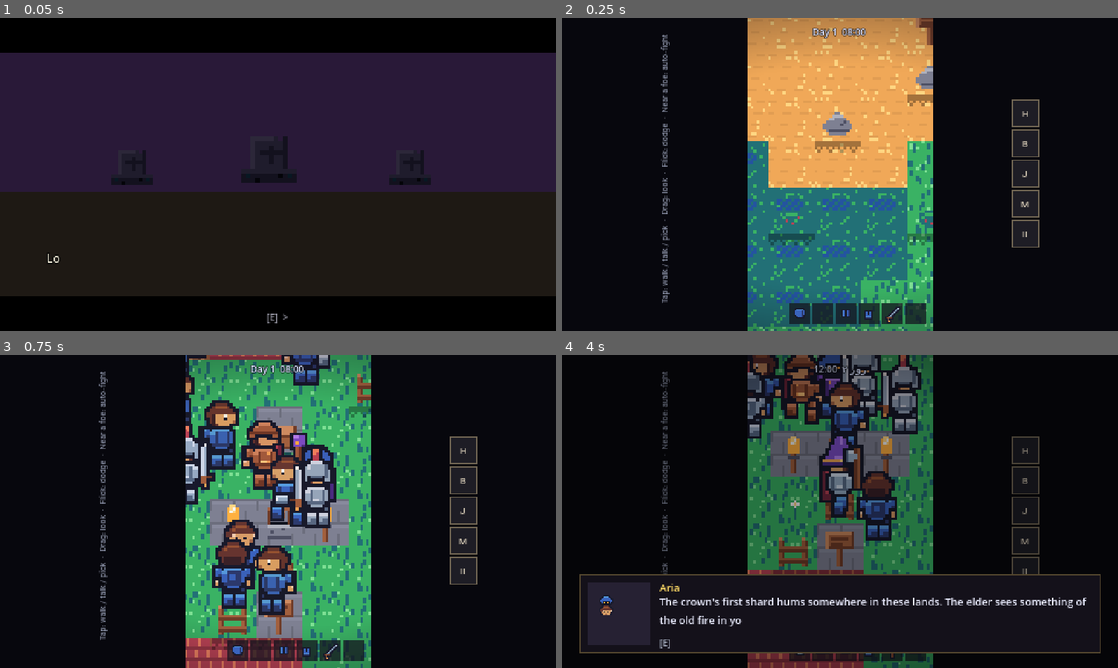
Above: before the commit, frames 1-4 (two rows, left to right).
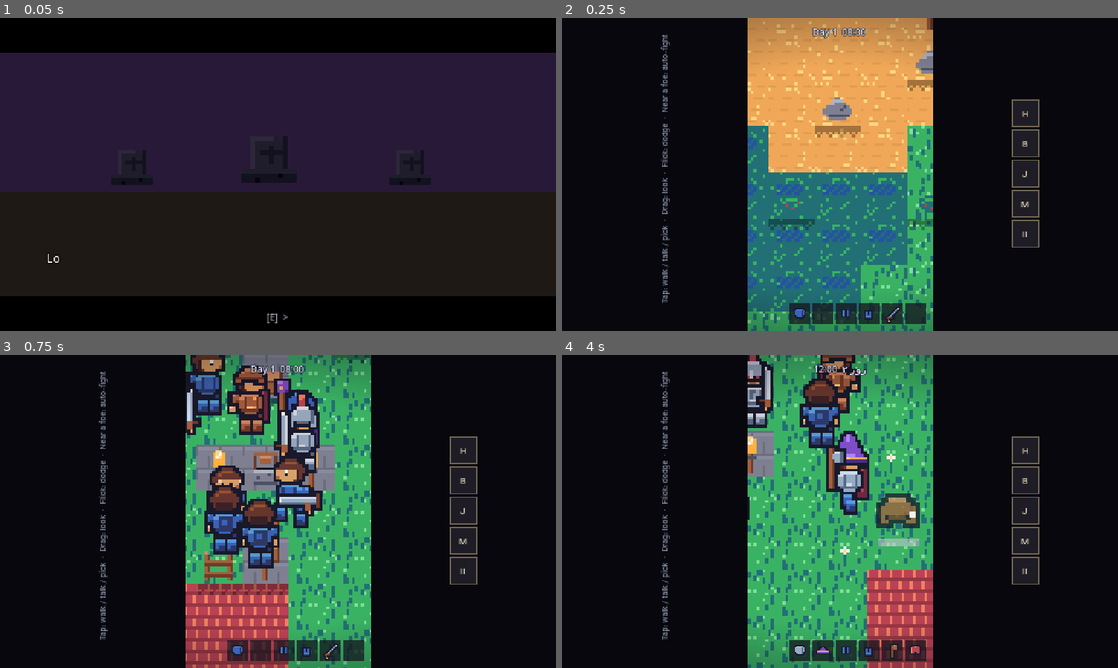
Above: after the commit, the same moments.

Repository: amirrezahadipoor/2D-RPG
Game: Godot game, scene res://tools/screenshot.tscn
The game is run twice, just before and just after one commit, with the same random seed, the same clock (stepped at 60 frames per second) and the same inputs. This scene is started directly instead of the project's main scene.
Inputs (mouse positions are in pixels of both pictures, inside the frame that each line leads up to):
- Up to frame 1 (0.05 s): no input
- Up to frame 2 (0.25 s): no input
- Up to frame 3 (0.75 s): move the mouse to (400, 495) at 0.52 s; hold D (move_right) from 0.53 s (still down); hold J (attack) from 0.53 s (still down); click (400, 495) at 0.67 s
- Up to frame 4 (4 s): tap E (interact) at 0.8 s; release D (move_right) at 1.25 s; release J (attack) at 1.25 s; drag from (728, 527) to (812, 574) at 1.27 s; move the mouse to (895, 442) at 2.02 s; hold D (move_right) 2.03-2.75 s; hold L (locale) 2.03-2.75 s; click (895, 442) at 2.17 s; tap J (attack) at 2.3 s; drag from (812, 574) to (673, 464) at 2.77 s; move the mouse to (1006, 558) at 3.52 s; hold A (move_left) from 3.53 s (still down); hold K (dodge) from 3.53 s (still down); click (1006, 558) at 3.67 s; tap L (locale) at 3.8 s

Frame 1 is identical in both runs. In frame 2, 11% of the frame differs, in the area x 33-67%, y 0-100%; in frame 3, 23%; in frame 4, 37%, in the area x 3-97%, y 0-100%.

Commit message:
Phase 3.3: points of interest between settlements
- world gen seeds shrines / camps / signposts along the inter-town roads
- Shrine: pray once for +10hp & xp, then it sleeps (breathing gem while armed)
- Signpost: four lines of road-lore (EN/FA); camps: 2 biome-typed foes + chest
- map overlay marks every POI (cyan shrine / red camp / brown sign)
- verify: 8 POI checks; 489/489 headless x3 + windowed; shrine evidence shot

Diff:
--- a/assets/locale/en.json
+++ b/assets/locale/en.json
@@ -271,5 +271,13 @@
  "tut.fight.title": "Fights Start Themselves",
  "tut.fight.body": "Step into a foe - or tap it - and your hero swings without being told. The side chips open potion, bag, journal, map and pause.",
  "tut.next": "tap to continue",
- "tut.begin": "tap to begin"
+ "tut.begin": "tap to begin",
+ "poi.shrine.prompt": "Pray",
+ "poi.shrine.bless": "The shrine's warmth mends you (+10 hp)",
+ "poi.shrine.used": "The shrine sleeps now",
+ "poi.sign.prompt": "Read",
+ "poi.sign.0": "West: the old town. East: worse.",
+ "poi.sign.1": "Wolves ate the last cart. Walk fast.",
+ "poi.sign.2": "Shrine ahead: pray once, it remembers.",
+ "poi.sign.3": "Bandits camp where the road bends. Their chests travel light."
 }
--- a/assets/locale/fa.json
+++ b/assets/locale/fa.json
@@ -271,5 +271,13 @@
  "tut.fight.title": "نبرد خودکار آغاز می‌شود",
  "tut.fight.body": "به دشمن نزدیک شو - یا رویش ضربه بزن - تا قهرمان خودکار شمشیر بزند. چیپ‌های کناری: معجون، کیف، دفترچه، نقشه و توقف.",
  "tut.next": "برای ادامه ضربه بزن",
- "tut.begin": "برای آغاز ضربه بزن"
+ "tut.begin": "برای آغاز ضربه بزن",
+ "poi.shrine.prompt": "نیایش",
+ "poi.shrine.bless": "گرمای زیارتگاه مرهم توست (+۱۰ جان)",
+ "poi.shrine.used": "زیارتگاه اکنون خفته است",
+ "poi.sign.prompt": "خواندن",
+ "poi.sign.0": "باختر: شهر کهن. خاور: بدتر.",
+ "poi.sign.1": "گرگ‌ها آخرین کاروان را خوردند. تند برو.",
+ "poi.sign.2": "زیارتگاه پیش رو: یک بار نیایش کن، به یاد می‌سپارد.",
+ "poi.sign.3": "راهزنان پیچ راه اردو زده‌اند؛ صندوق‌هایشان سبک سفر می‌کند."
 }
--- /dev/null
+++ b/src/entities/shrine.gd
@@ -0,0 +1,72 @@
+# A roadside shrine: pray once for a blessing (heal + a little xp).
+# Gives the open road between settlements a reason to wander.
+class_name Shrine
+extends Node2D
+
+var _used := false
+var _gem: ColorRect
+var _prompt: Label
+var _hero: Node2D = null
+var _t := 0.0
+
+func _ready() -> void:
+	add_to_group("interact")
+	var base := ColorRect.new()
+	base.color = Color(0.62, 0.62, 0.68)
+	base.position = Vector2(-5, -14)
+	base.size = Vector2(10, 14)
+	add_child(base)
+	var cap := ColorRect.new()
+	cap.color = Color(0.75, 0.75, 0.82)
+	cap.position = Vector2(-7, -17)
+	cap.size = Vector2(14, 3)
+	add_child(cap)
+	_gem = ColorRect.new()
+	_gem.color = Color(0.4, 0.95, 1.0)
+	_gem.position = Vector2(-2, -11)
+	_gem.size = Vector2(4, 4)
+	add_child(_gem)
+	_prompt = Label.new()
+	_prompt.add_theme_font_size_override("font_size", 8)
+	_prompt.add_theme_color_override("font_color", Color(1, 0.9, 0.4))
+	_prompt.add_theme_color_override("outline_color", Color(0, 0, 0, 0.95))
+	_prompt.add_theme_constant_override("outline_size", 3)
+	_prompt.position = Vector2(-14, -28)
+	_prompt.text = I18N.tr_str("poi.shrine.prompt")
+	_prompt.visible = false
+	_prompt.mouse_filter = Control.MOUSE_FILTER_IGNORE
+	add_child(_prompt)
+	I18N.locale_changed.connect(func(_l): _prompt.text = I18N.tr_str("poi.shrine.prompt"))
+
+func _process(delta: float) -> void:
+	_t += delta
+	# the gem breathes while the shrine still holds a blessing
+	_gem.modulate.a = 0.55 + 0.45 * sin(_t * 3.0) if not _used else 0.25
+	if _hero == null or not is_instance_valid(_hero):
+		_hero = get_tree().get_first_node_in_group("player") as Node2D
+		return
+	var near := global_position.distance_to(_hero.global_position) < 18.0
+	var modal := false
+	for ui in get_tree().get_nodes_in_group("modal_ui"):
+		if ui.visible:
+			modal = true
+	_prompt.visible = near and not modal and Game.state == Game.State.PLAYING and not _used
+	if near and not modal and Game.state == Game.State.PLAYING:
+		if Input.is_action_just_pressed("interact"):
+			interact()
+
+## Touch hook (see npc.gd).
+func interact() -> void:
+	if Game.state != Game.State.PLAYING:
+		return
+	if _used:
+		Juice.world_text(global_position + Vector2(0, -30),
+			I18N.tr_str("poi.shrine.used"), Color(0.7, 0.72, 0.8), 8)
+		return
+	_used = true
+	Stats.heal(10)
+	Stats.add_xp(6)
+	Juice.puff(global_position + Vector2(0, -10))
+	Juice.world_text(global_position + Vector2(0, -32),
+		I18N.tr_str("poi.shrine.bless"), Color(0.5, 1.0, 0.9), 9)
+	Sfx.play("levelup")
--- /dev/null
+++ b/src/entities/signpost.gd
@@ -0,0 +1,53 @@
+# A weathered signpost at a crossroads: read it for a line of road-lore.
+class_name Signpost
+extends Node2D
+
+var line_index := 0
+var _prompt: Label
+var _hero: Node2D = null
+
+func _ready() -> void:
+	add_to_group("interact")
+	var post := ColorRect.new()
+	post.color = Color(0.45, 0.32, 0.2)
+	post.position = Vector2(-1, -14)
+	post.size = Vector2(3, 14)
+	add_child(post)
+	var board := ColorRect.new()
+	board.color = Color(0.55, 0.4, 0.25)
+	board.position = Vector2(-8, -16)
+	board.size = Vector2(16, 6)
+	add_child(board)
+	_prompt = Label.new()
+	_prompt.add_theme_font_size_override("font_size", 8)
+	_prompt.add_theme_color_override("font_color", Color(1, 0.9, 0.4))
+	_prompt.add_theme_color_override("outline_color", Color(0, 0, 0, 0.95))
+	_prompt.add_theme_constant_override("outline_size", 3)
+	_prompt.position = Vector2(-6, -26)
+	_prompt.text = I18N.tr_str("poi.sign.prompt")
+	_prompt.visible = false
+	_prompt.mouse_filter = Control.MOUSE_FILTER_IGNORE
+	add_child(_prompt)
+	I18N.locale_changed.connect(func(_l): _prompt.text = I18N.tr_str("poi.sign.prompt"))
+
+func _process(_delta: float) -> void:
+	if _hero == null or not is_instance_valid(_hero):
+		_hero = get_tree().get_first_node_in_group("player") as Node2D
+		return
+	var near := global_position.distance_to(_hero.global_position) < 16.0
+	var modal := false
+	for ui in get_tree().get_nodes_in_group("modal_ui"):
+		if ui.visible:
+			modal = true
+	_prompt.visible = near and not modal and Game.state == Game.State.PLAYING
+	if near and not modal and Game.state == Game.State.PLAYING:
+		if Input.is_action_just_pressed("interact"):
+			interact()
+
+## Touch hook (see npc.gd).
+func interact() -> void:
+	if Game.state != Game.State.PLAYING:
+		return
+	Juice.world_text(global_position + Vector2(0, -28),
+		I18N.tr_str("poi.sign.%d" % line_index), Color(0.9, 0.85, 0.7), 8)
+	Sfx.play("click", -14.0, 0.02)
--- a/src/ui/map_overlay.gd
+++ b/src/ui/map_overlay.gd
@@ -234,6 +234,18 @@
 		var d := _dot(col, 3 if st["type"] == "village" else 5)
 		var plaza := Vector2(st["plaza"].x * 16.0 + 8.0, st["plaza"].y * 16.0 + 8.0)
 		_markers.append([int(st["index"]), d, _to_local(plaza)])
+	for p in world.pois:
+		var col := Color(0.4, 0.95, 1.0)
+		var sz := 2
+		match p["type"]:
+			"camp":
+				col = Color(0.95, 0.35, 0.3)
+				sz = 3
+			"signpost":
+				col = Color(0.75, 0.6, 0.4)
+				sz = 2
+		var d := _dot(col, sz)
+		_markers.append([-2, d, _to_local(p["pos"])])
 	var cave := world.find_child("CaveEntrance", true, false)
 	if cave != null:
 		var cd := _dot(Color(0.6, 0.5, 0.95), 3)
--- a/src/world/world.gd
+++ b/src/world/world.gd
@@ -56,6 +56,7 @@
 	_spawn_spawner()
 	_spawn_npcs()
 	_place_chests()
+	_place_pois()
 	_place_cave_entrance()
 	_place_house_doors()
 	_paint_shade()
@@ -594,6 +595,81 @@
 		chest.global_position = pos
 		placed += 1
 
+# ------------------------------------------------------------------- POIs ---
+## Points of interest on the roads between settlements: shrines, camps and
+## signposts, so the open world has beats between the towns (Phase 3.3).
+var pois: Array = []   # [{type: String, pos: Vector2}]
+
+func _place_pois() -> void:
+	pois.clear()
+	var rng := RandomNumberGenerator.new()
+	rng.seed = world_seed ^ 0x9E37
+	var kinds := ["shrine", "camp", "signpost", "camp", "shrine", "signpost", "camp", "shrine"]
+	var ki := 0
+	for i in settlements.size():
+		var a: Dictionary = settlements[i]
+		var b: Dictionary = settlements[(i + 1) % settlements.size()]
+		var pa := Vector2(a["plaza"].x * 16.0 + 8.0, a["plaza"].y * 16.0 + 8.0)
+		var pb := Vector2(b["plaza"].x * 16.0 + 8.0, b["plaza"].y * 16.0 + 8.0)
+		for t in [0.35, 0.68]:
+			var want := pa.lerp(pb, t) + Vector2(rng.randf_range(-24, 24), rng.randf_range(-24, 24))
+			var pos := nearest_walkable(want, 6)
+			if pos.distance_to(want) > 40.0:
+				continue
+			if pos.distance_to(hero.global_position) < 60.0:
+				continue
+			var in_town := false
+			for st in settlements:
+				if (st["rect"] as Rect2i).grow(2).has_point(Vector2i(int(pos.x / 16.0), int(pos.y / 16.0))):
+					in_town = true
+			if in_town:
+				continue
+			var too_close := false
+			for p in pois:
+				if (p["pos"] as Vector2).distance_to(pos) < 48.0:
+					too_close = true
+			if too_close:
+				continue
+			var kind: String = kinds[ki % kinds.size()]
+			ki += 1
+			pois.append({"type": kind, "pos": pos, "foes": 2 if kind == "camp" else 0})
+			_spawn_poi(kind, pos, rng)
+
+func _spawn_poi(kind: String, pos: Vector2, rng: RandomNumberGenerator) -> void:
+	match kind:
+		"shrine":
+			var s := Shrine.new()
+			s.name = "Shrine_%d" % pois.size()
+			actors.add_child(s)
+			s.global_position = pos
+		"signpost":
+			var s := Signpost.new()
+			s.name = "Signpost_%d" % pois.size()
+			s.line_index = rng.randi_range(0, 3)
+			actors.add_child(s)
+			s.global_position = pos
+		"camp":
+			var biome := biome_at(pos)
+			var type := "goblin"
+			if biome in ["snow"]:
+				type = "skeleton"
+			elif biome in ["desert", "swamp"]:
+				type = "orc"
+			elif biome in ["forest"]:
+				type = "goblin"
+			else:
+				type = "slime"
+			for k in 2:
+				var e := Enemy.new()
+				e.name = "Camp_%d_%d" % [pois.size(), k]
+				actors.add_child(e)
+				e.setup(type, 2)
+				e.global_position = pos + Vector2(rng.randf_range(-14, 14), rng.randf_range(-14, 14))
+			var c := Chest.new()
+			c.name = "CampChest_%d" % pois.size()
+			actors.add_child(c)
+			c.global_position = pos
+
 ## The dungeon's mouth: one reachable Stairs on the walkable fringe of the
 ## starting settlement. enter_dungeon()/exit_dungeon() (Main) own the actual
 ## depth switching; this node only exists so the 330 lines of dungeon content
--- a/tests/verify.gd
+++ b/tests/verify.gd
@@ -33,6 +33,7 @@
 	await _check_world_scale()
 	await _check_world_map()
 	await _check_houses()
+	await _check_pois()
 	await _check_people()
 	_check_quests()
 	await _check_endgame()
@@ -834,6 +835,66 @@
 		"rest strings resolve")
 	Stats.reset_run()
 
+func _check_pois() -> void:
+	print("== points of interest ==")
+	var n_sh := 0
+	var n_ca := 0
+	var n_si := 0
+	for p in world.pois:
+		match p["type"]:
+			"shrine": n_sh += 1
+			"camp": n_ca += 1
+			"signpost": n_si += 1
+	_ok(world.pois.size() >= 6, "the roads hold at least six points of interest (%d)" % world.pois.size())
+	_ok(n_sh >= 2 and n_ca >= 2 and n_si >= 1,
+		"shrines, camps and signposts all exist (%d/%d/%d)" % [n_sh, n_ca, n_si])
+	# chests stay put; foes roam (and earlier combat checks clear them), so
+	# chests are checked live and the guard count structurally
+	var camp_chests := 0
+	for node in get_tree().get_nodes_in_group("interact"):
+		if node is Chest and node.name.begins_with("CampChest_"):
+			camp_chests += 1
+	var foes_struct := true
+	for p in world.pois:
+		if p["type"] == "camp" and int(p.get("foes", 0)) < 1:
+			foes_struct = false
+	_ok(camp_chests == n_ca and foes_struct,
+		"every camp holds a chest and a guard detail (%d chests)" % camp_chests)
+	var shrine: Shrine = null
+	for node in get_tree().get_nodes_in_group("interact"):
+		if node is Shrine:
+			shrine = node
+			break
+	_ok(shrine != null, "a shrine node lives in the world")
+	if shrine:
+		Game.change_state(Game.State.PLAYING)
+		Stats.hp = 10
+		shrine.interact()
+		_ok(Stats.hp == 20, "praying at a shrine mends the hero (%d hp)" % Stats.hp)
+		shrine.interact()
+		_ok(Stats.hp == 20, "a second prayer does nothing")
+	var sign_ok := true
+	for loc in ["en", "fa"]:
+		I18N.set_locale(loc)
+		for i in 4:
+			if I18N.tr_str("poi.sign.%d" % i) == "poi.sign.%d" % i:
+				sign_ok = false
+	I18N.set_locale("en")
+	_ok(sign_ok, "signpost lore resolves in EN and FA")
+	var mo := MapOverlay.new()
+	add_child(mo)
+	await get_tree().process_frame
+	mo.show_map(world)
+	await get_tree().process_frame
+	var poi_dots := 0
+	for m in mo._markers:
+		if int(m[0]) == -2:
+			poi_dots += 1
+	_ok(poi_dots == world.pois.size(), "the map marks every POI (%d dots)" % poi_dots)
+	mo.hide_map()
+	mo.queue_free()
+	await get_tree().process_frame
+
 func _check_people() -> void:
 	print("== people ==")
 	_ok(world.npcs.size() >= 8, "NPCs live in the settlements (%d)" % world.npcs.size())
--- a/tools/screenshot.gd
+++ b/tools/screenshot.gd
@@ -182,6 +182,18 @@
 		for i in 90:
 			await get_tree().physics_frame
 		await _grab("12_village")
+
+		# ---- a roadside shrine (POI) ----
+		var shrine: Node2D = null
+		for node in get_tree().get_nodes_in_group("interact"):
+			if node is Shrine:
+				shrine = node
+				break
+		if shrine:
+			hero.global_position = shrine.global_position + Vector2(0, 22)
+			for i in 40:
+				await get_tree().physics_frame
+			await _grab("12b_shrine")
 
 		# ---- dialogue with the first NPC ----
 		var dlg: DialogueUI = main_node.get_node_or_null("DialogueUI") if main_node else null
Not shown, changed: ROADMAP_MOBILE.md
